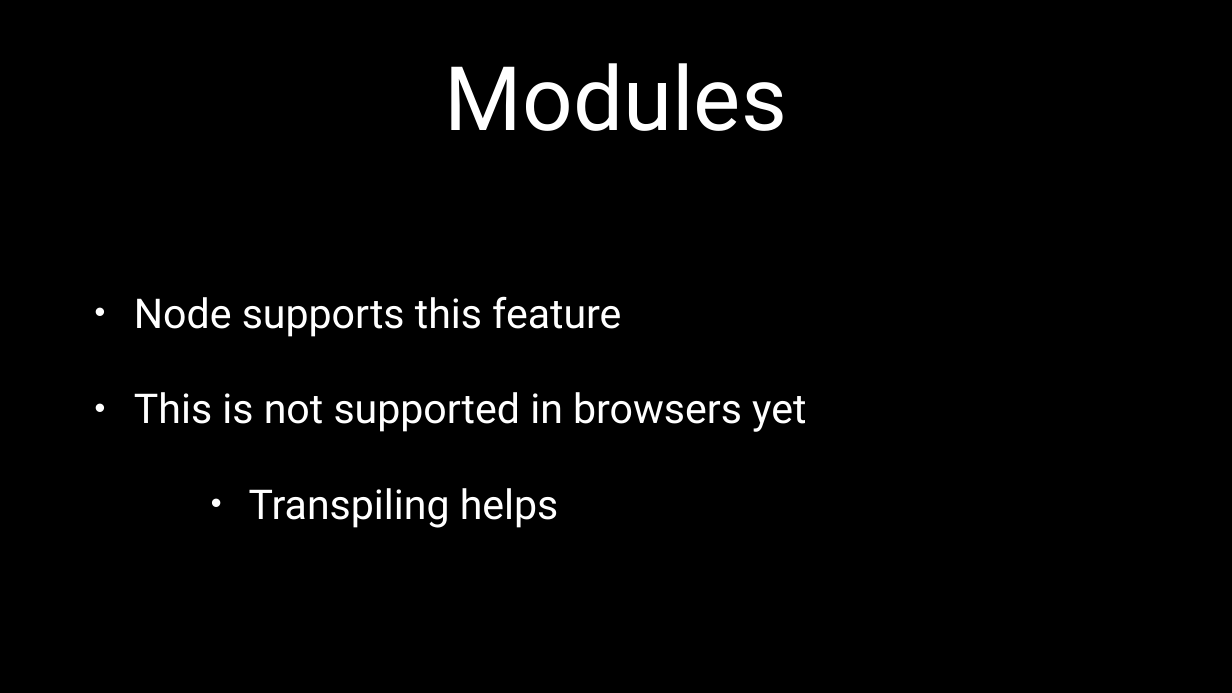
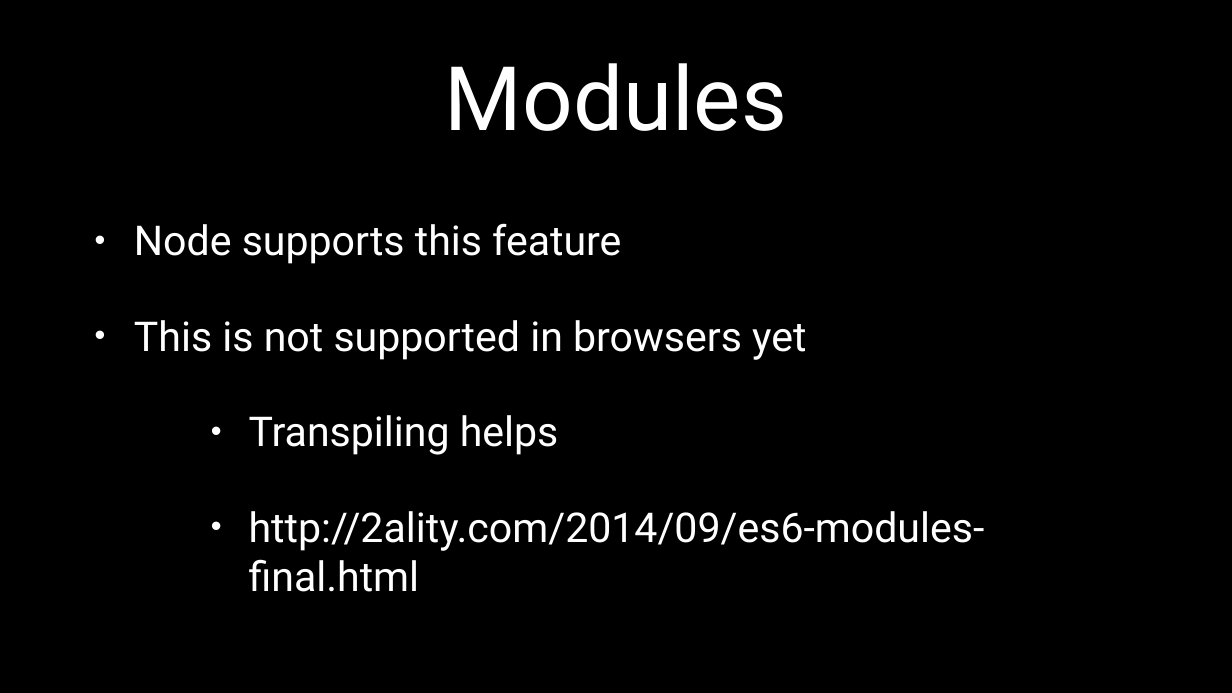
Before and after one commit to petereijgermans11/frontend-cursus, a slide deck: slide 24 of frontend-cursus/ 4 - ECMAScript 6 node-browser.pptx. Drawn at 1232x693 pixels with LibreOffice and Linux fonts; fonts in the diff are those of the drawing. Boxes give left, top, right and bottom in pixels: in the first picture for what was removed or moved away, otherwise in the second. Text is boxed around its words. In the diff, an @@ line names an element or a change of style, - is before the commit and + after.

Commit message:
es6 modules an d set/map

```diff
--- a/frontend-cursus/ 4 - ECMAScript 6 node-browser.pptx
+++ b/frontend-cursus/ 4 - ECMAScript 6 node-browser.pptx
@@ text at [249, 511, 985, 592]: paragraph added @@
+      • http://2ality.com/2014/09/es6-modules-final.html
```
Also in this commit, not shown: 6 other slides changed, 2 slides added, 1 other file.
